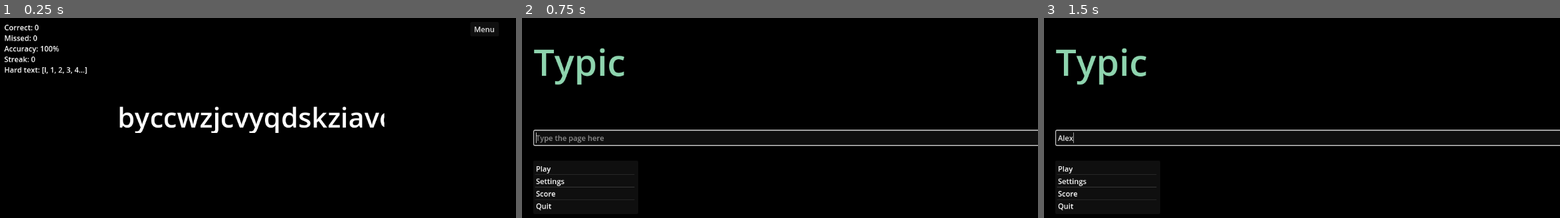
Above: before the commit, frames 1-3 (left to right).
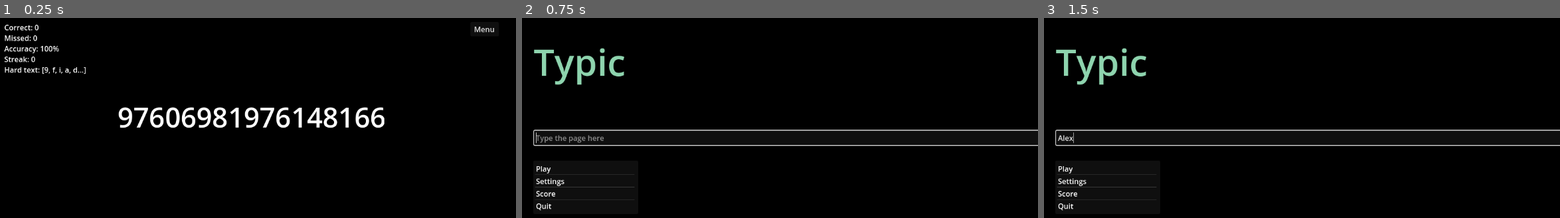
Above: after the commit, the same moments.

Repository: PeytonRobinson487/Typic-Repo
Game: Godot game, scene res://Scenes/game.tscn
Two runs of this game, one before a commit and one after it. Both use one fixed random seed, a clock stepped at 60 frames per second and the inputs below. This scene is started directly instead of the project's main scene.
Inputs (mouse positions are in pixels of both pictures, inside the frame that each line leads up to):
- Up to frame 1 (0.25 s): no input
- Up to frame 2 (0.75 s): click "Menu" at 0.5 s
- Up to frame 3 (1.5 s): click (1312, 138) at 1.27 s; type "Alex" at 1.35 s

The runs differ from the first frame. In frame 1, 3.4% of the frame differs, in the area x 8-75%, y 24-58%; in frame 2, nothing differs; in frame 3, nothing differs.

Commit message:
Text Generator Update
Tried fixing text generator. I will need to make four separate hard character trackers to enable correct character generation.

Diff:
--- a/Scripts/game.gd
+++ b/Scripts/game.gd
@@ -29,7 +29,7 @@
 # takes the player back to the home page
 func _on_button_pressed() -> void:
 	# update more data variables
-	data.average_accuracy = (data.total_score + data.total_wrong) / data.total_score * 100
+	if (data.total_wrong > 0): data.average_accuracy = (data.total_score + data.total_wrong) / data.total_score * 100
 
 	data.save_data()
 	get_tree().change_scene_to_file("res://Scenes/menu.tscn")
--- a/Scripts/text_maker.gd
+++ b/Scripts/text_maker.gd
@@ -51,44 +51,63 @@
 		if (data.text_modifiers[index]):
 			filtered_text_modifiers.push_back(index)
 
-	print("Filtered text: " + str(filtered_text_modifiers))
-
 	# generate characters
 	var new_text: String = ""
 	var index: int = 0
 	while (new_text.length() < length && index < 100):
-		var new_character: String = "a"
+		# get chance for hard character
+		var return_array: Array
+		calculate_chance(data, filtered_text_modifiers, return_array)
 
-		# chance calculation for choosing hard character or normal character
-		# only count the characters allowed by character settings
-		var number_of_relevant_characters: int = 1
-		var relevant_magnitude: float = 0.0
-		var hard_char_index: int = 0
-		while (hard_char_index < data.hard_characters.size() - 1):
-			if (filtered_text_modifiers.has(data.hard_characters[hard_char_index])):
-				number_of_relevant_characters += 1
-				relevant_magnitude += data.hard_characters[hard_char_index + 1]
-				print(data.hard_characters[hard_char_index])
-			hard_char_index += 2
-
-		var chance: float = randf() * data.CHAR_MAGNITUDE_CAP * (number_of_relevant_characters / 1.1) + 1
-		#print("chance: " + str(chance))
-		#print("relevant_magnitude: " + str(relevant_magnitude))
-		#print("numb rel char: " + str(number_of_relevant_characters))
-
-		if (chance < relevant_magnitude):
-			new_character = get_hard_character(data)
-		if (chance >= relevant_magnitude || !filtered_text_modifiers.has(new_character)):
-			new_character = get_normal_character(filtered_text_modifiers)
-
-		new_text += new_character
+		# get a character
+		var relevant_magnitude: float = return_array[0]
+		var chance: float = return_array[1]
+		new_text += get_character(filtered_text_modifiers, libraries, data, relevant_magnitude, chance)
 		index += 1
 
 	if (index == 100):
 		# prevents the program from crashing, and prints an error message to the textbox
 		print("text_maker while loop index: " + str(index))
-		return "S-8ySD,_Error_MSymf9"
+		new_text = "S-8ySD,_Error_MSymf9"
 	return new_text
+
+
+# calculates the chance for getting a hard character
+func calculate_chance(data: Node2D, filtered_text_modifiers: Array, variables: Array) -> void:
+	# count number of relevant characters
+	var number_of_relevant_characters: int = 1
+	var relevant_magnitude: float = 0.0
+	var hard_char_index: int = 0
+	while (hard_char_index < data.hard_characters.size() - 1):
+		for i in filtered_text_modifiers:
+			if (libraries[i].has(data.hard_characters[hard_char_index])):
+				number_of_relevant_characters += 1
+				relevant_magnitude += data.hard_characters[hard_char_index + 1]
+		hard_char_index += 2
+	var chance: float = randf() * data.CHAR_MAGNITUDE_CAP * (number_of_relevant_characters / 3.0) + 1
+
+	# update return array
+	variables.push_back(relevant_magnitude)
+	variables.push_back(chance)
+
+# gets a character
+func get_character(filtered_text_modifiers: Array, libraries: Array, data: Node2D, relevant_magnitude: float, chance: float) -> String:
+	var new_character: String = ""
+	if (chance < relevant_magnitude):
+		new_character = get_hard_character(data)
+	if (chance >= relevant_magnitude):
+		new_character = get_normal_character(filtered_text_modifiers)
+	else:
+		# check if the character is allowed according to char settings
+		var j: int = 0
+		for i in filtered_text_modifiers:
+			if (libraries[i].has(new_character)):
+				j += 1
+		if (j < filtered_text_modifiers.size()):
+			# character is not allowed
+			new_character = get_normal_character(filtered_text_modifiers)
+	return new_character
+
 
 # generates a random character from one of the character dictionaries
 func get_normal_character(filtered_text_modifiers: Array) -> String:
Binary file changed: saved_data.txt
